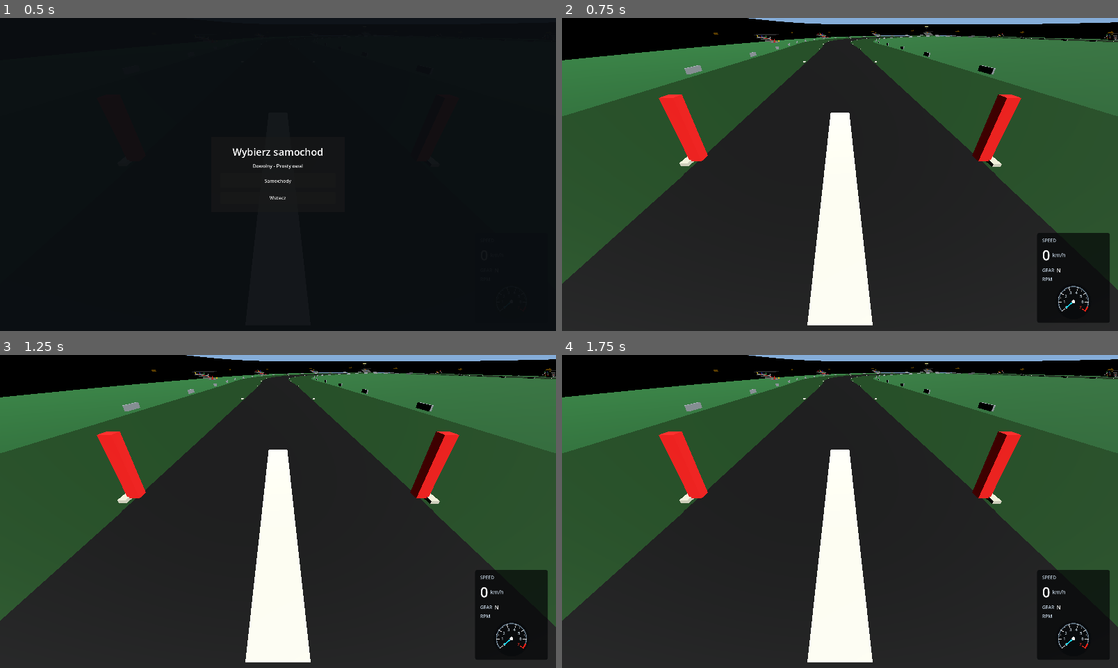
Above: before the commit, frames 1-4 (two rows, left to right).
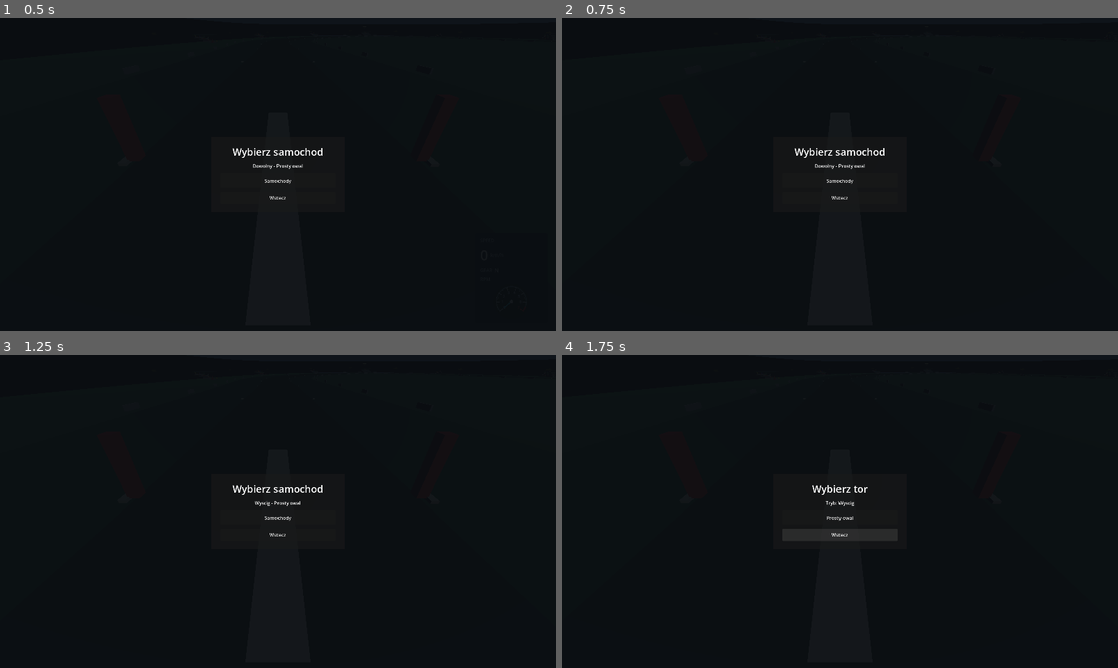
Above: after the commit, the same moments.

Repository: Dziuras98/car-game
Game: Godot game, scene res://scenes/tests/full_program_smoke_test.tscn
Same seed, same stepped clock (60 frames per second), same inputs: the game is played once before the commit and once after it. This scene is started directly instead of the project's main scene.
Inputs (mouse positions are in pixels of both pictures, inside the frame that each line leads up to):
- Up to frame 1 (0.5 s): no input
- Up to frame 2 (0.75 s): click "Samochody" at 0.5 s
- Up to frame 3 (1.25 s): no input
- Up to frame 4 (1.75 s): click (840, 533) at 1.25 s, where only the run after the commit has a clickable "Wstecz"

Frame 1 is identical in both runs. In frame 2, 57% of the frame differs, in the area x 0-100%, y 0-100%; in frame 3, 57%; in frame 4, 57%.
Error before the commit: Parse Error: Too few arguments for "build_track_options()" call. Expected at least 1 but received 0. (res://scripts/game/game_manager.gd:170)

Commit message:
Instantiate the selected track from the track catalog

Diff:
--- a/scripts/game/game_manager.gd
+++ b/scripts/game/game_manager.gd
@@ -1,12 +1,14 @@
 extends Node3D
 
 const DEFAULT_CAR_CATALOG: CarCatalog = preload("res://resources/cars/catalog.tres")
+const DEFAULT_TRACK_CATALOG: TrackCatalog = preload("res://resources/tracks/catalog.tres")
 const CarSelectionState = preload("res://scripts/game/car_selection_state.gd")
 const MenuOptionsBuilder = preload("res://scripts/game/menu_options_builder.gd")
 const RaceSessionController = preload("res://scripts/game/race_session_controller.gd")
 
-@export_group("Cars")
+@export_group("Content")
 @export var car_catalog: CarCatalog = DEFAULT_CAR_CATALOG
+@export var track_catalog: TrackCatalog = DEFAULT_TRACK_CATALOG
 
 @export_group("Scene Nodes")
 @export var car_spawn_path: NodePath
@@ -14,13 +16,14 @@
 @export var speedometer_path: NodePath
 @export var minimap_path: NodePath
 @export var menu_path: NodePath
-@export var track_path: NodePath
+@export var track_container_path: NodePath
 
 @export_group("Race")
 @export var opponent_count: int = 3
 @export var opponent_lane_spacing: float = 4.2
 @export var opponent_row_spacing: float = 7.0
 @export var race_lap_count: int = 3
+@export var use_track_recommended_laps: bool = true
 
 @export_group("Input")
 @export var force_mobile_controls: bool = false
@@ -30,6 +33,10 @@
 var selected_track_id: String = ""
 var selected_car_variant_id: StringName = &""
 var _car_selection_state: CarSelectionState
+var _track_spawn_controller: TrackSpawnController
+var _active_track_definition: TrackDefinition
+var _track: Node3D
+var _active_lap_count: int = 1
 var _car_spawner: CarSpawner
 var _race_session: RaceSessionController
 var _race_hud: RaceHud
@@ -40,7 +47,7 @@
 @onready var _speedometer: Node = get_node_or_null(speedometer_path)
 @onready var _minimap: Node = get_node_or_null(minimap_path)
 @onready var _menu: Node = get_node_or_null(menu_path)
-@onready var _track: Node3D = get_node_or_null(track_path) as Node3D
+@onready var _track_container: Node3D = get_node_or_null(track_container_path) as Node3D
 
 const MODE_FREE: String = "free_drive"
 const MODE_RACE: String = "race"
@@ -48,17 +55,175 @@
 
 
 func _ready() -> void:
+	if not _validate_content_catalogs():
+		set_process(false)
+		set_physics_process(false)
+		return
+
 	_car_selection_state = CarSelectionState.new()
 	_car_selection_state.configure(car_catalog)
+	_track_spawn_controller = TrackSpawnController.new()
+	_track_spawn_controller.configure(_track_container)
+
+	var default_track: TrackDefinition = track_catalog.get_default_track()
+	if not _activate_track(default_track):
+		set_process(false)
+		set_physics_process(false)
+		return
+
 	_configure_menu_track_options()
 	_configure_menu_car_options()
 
-	if not _car_selection_state.has_available_options():
-		set_process(false)
-		set_physics_process(false)
-		push_error("GameManager requires a valid CarCatalog with at least one variant.")
-		return
-
+	_race_hud = RaceHud.new()
+	_race_hud.build(self, _active_lap_count, Callable(self, "_return_to_main_menu"))
+	_build_mobile_drive_controls()
+	_configure_runtime_for_active_track()
+
+	if _speedometer != null:
+		_speedometer.visible = false
+	if _minimap != null:
+		_minimap.visible = false
+
+	if _menu != null and _menu.has_signal("selection_completed"):
+		_menu.connect("selection_completed", Callable(self, "_on_menu_selection_completed"))
+		return
+
+	selected_mode_id = MODE_FREE
+	selected_track_id = str(_active_track_definition.track_id)
+	selected_car_variant_id = _car_selection_state.get_variant_id_for_index(0)
+	_spawn_car(0, _car_spawn.global_transform)
+
+
+func _process(_delta: float) -> void:
+	if Input.is_action_just_pressed("switch-car"):
+		_switch_to_next_car()
+
+
+func _physics_process(_delta: float) -> void:
+	if _race_session != null:
+		_race_session.update_physics()
+
+
+func get_current_car() -> PlayerCarController:
+	return _current_car
+
+
+func get_active_track() -> Node3D:
+	return _track
+
+
+func get_active_lap_count() -> int:
+	return _active_lap_count
+
+
+func get_opponents() -> Array[PlayerCarController]:
+	if _race_session == null:
+		var empty_opponents: Array[PlayerCarController] = []
+		return empty_opponents
+	return _race_session.get_opponents()
+
+
+func get_moving_opponent_count_for_test() -> int:
+	if _race_session == null:
+		return 0
+	return _race_session.get_moving_opponent_count_for_test()
+
+
+func get_configured_opponent_count() -> int:
+	return opponent_count
+
+
+func get_selected_mode_id() -> String:
+	return selected_mode_id
+
+
+func get_selected_track_id() -> String:
+	return selected_track_id
+
+
+func get_selected_car_variant_id() -> StringName:
+	return selected_car_variant_id
+
+
+func request_return_to_main_menu_for_test() -> void:
+	_return_to_main_menu()
+
+
+func simulate_current_player_finish_for_test() -> void:
+	if _race_session == null:
+		return
+	_race_session.simulate_current_player_finish_for_test(_current_car)
+
+
+func is_child_visible_for_test(node_name: String) -> bool:
+	var target: Node = get_node_or_null(node_name)
+	if target == null:
+		return false
+
+	var visible_value: Variant = target.get("visible")
+	if visible_value is bool:
+		return bool(visible_value)
+	if target is CanvasItem:
+		return (target as CanvasItem).is_visible_in_tree()
+	return false
+
+
+func _validate_content_catalogs() -> bool:
+	if _track_container == null:
+		push_error("GameManager requires a valid track container node.")
+		return false
+	if car_catalog == null or car_catalog.get_all_variants().is_empty():
+		push_error("GameManager requires a CarCatalog with at least one variant.")
+		return false
+	if track_catalog == null:
+		push_error("GameManager requires a TrackCatalog.")
+		return false
+	var track_errors: PackedStringArray = track_catalog.validate()
+	if not track_errors.is_empty():
+		push_error("GameManager received an invalid TrackCatalog: %s" % "; ".join(track_errors))
+		return false
+	return true
+
+
+func _configure_menu_car_options() -> void:
+	if _menu == null or not _menu.has_method("set_car_models"):
+		return
+	_menu.call("set_car_models", MenuOptionsBuilder.build_car_models(car_catalog))
+
+
+func _configure_menu_track_options() -> void:
+	if _menu == null or not _menu.has_method("set_track_options"):
+		return
+	_menu.call("set_track_options", MenuOptionsBuilder.build_track_options(track_catalog))
+
+
+func _activate_track(definition: TrackDefinition) -> bool:
+	if definition == null or not definition.is_valid():
+		push_error("Cannot activate an invalid track definition.")
+		return false
+	if (
+		_active_track_definition != null
+		and _active_track_definition.track_id == definition.track_id
+		and is_instance_valid(_track)
+	):
+		_active_lap_count = _resolve_lap_count(definition)
+		return true
+
+	_track = _track_spawn_controller.spawn_track(definition)
+	if _track == null:
+		return false
+	_active_track_definition = definition
+	_active_lap_count = _resolve_lap_count(definition)
+	return true
+
+
+func _resolve_lap_count(definition: TrackDefinition) -> int:
+	if use_track_recommended_laps:
+		return maxi(definition.recommended_laps, 1)
+	return maxi(race_lap_count, 1)
+
+
+func _configure_runtime_for_active_track() -> void:
 	_car_spawner = CarSpawner.new()
 	_car_spawner.configure(
 		self,
@@ -69,111 +234,23 @@
 		opponent_row_spacing
 	)
 
-	_race_hud = RaceHud.new()
-	_build_mobile_drive_controls()
-
 	_race_session = RaceSessionController.new()
-	_race_session.configure(_car_spawner, _race_hud, _track, _minimap, race_lap_count, opponent_count)
-	_race_hud.build(self, race_lap_count, Callable(self, "_return_to_main_menu"))
-
-	if _speedometer != null:
-		_speedometer.visible = false
-	if _minimap != null:
-		_minimap.visible = false
-		if _track != null and _minimap.has_method("set_track_node"):
-			_minimap.call("set_track_node", _track)
-
-	if _menu != null and _menu.has_signal("selection_completed"):
-		_menu.connect("selection_completed", Callable(self, "_on_menu_selection_completed"))
-		return
-
-	selected_mode_id = MODE_FREE
-	selected_car_variant_id = _car_selection_state.get_variant_id_for_index(0)
-	_spawn_car(0, _car_spawn.global_transform)
-
-
-func _process(_delta: float) -> void:
-	if Input.is_action_just_pressed("switch-car"):
-		_switch_to_next_car()
-
-
-func _physics_process(_delta: float) -> void:
-	if _race_session != null:
-		_race_session.update_physics()
-
-
-func get_current_car() -> PlayerCarController:
-	return _current_car
-
-
-func get_opponents() -> Array[PlayerCarController]:
-	if _race_session == null:
-		var empty_opponents: Array[PlayerCarController] = []
-		return empty_opponents
-	return _race_session.get_opponents()
-
-
-func get_moving_opponent_count_for_test() -> int:
-	if _race_session == null:
-		return 0
-	return _race_session.get_moving_opponent_count_for_test()
-
-
-func get_configured_opponent_count() -> int:
-	return opponent_count
-
-
-func get_selected_mode_id() -> String:
-	return selected_mode_id
-
-
-func get_selected_track_id() -> String:
-	return selected_track_id
-
-
-func get_selected_car_variant_id() -> StringName:
-	return selected_car_variant_id
-
-
-func request_return_to_main_menu_for_test() -> void:
-	_return_to_main_menu()
-
-
-func simulate_current_player_finish_for_test() -> void:
-	if _race_session == null:
-		return
-	_race_session.simulate_current_player_finish_for_test(_current_car)
-
-
-func is_child_visible_for_test(node_name: String) -> bool:
-	var target: Node = get_node_or_null(node_name)
-	if target == null:
-		return false
-
-	var visible_value: Variant = target.get("visible")
-	if visible_value is bool:
-		return bool(visible_value)
-	if target is CanvasItem:
-		return (target as CanvasItem).is_visible_in_tree()
-	return false
-
-
-func _configure_menu_car_options() -> void:
-	if _menu == null or not _menu.has_method("set_car_models"):
-		return
-	_menu.call("set_car_models", MenuOptionsBuilder.build_car_models(car_catalog))
-
-
-func _configure_menu_track_options() -> void:
-	if _menu == null or not _menu.has_method("set_track_options"):
-		return
-	_menu.call("set_track_options", MenuOptionsBuilder.build_track_options())
+	_race_session.configure(
+		_car_spawner,
+		_race_hud,
+		_track,
+		_minimap,
+		_active_lap_count,
+		opponent_count
+	)
+	if _minimap != null and _minimap.has_method("set_track_node"):
+		_minimap.call("set_track_node", _track)
 
 
 func _switch_to_next_car() -> void:
 	if not _car_selection_state.has_available_options() or _car_spawner == null:
 		return
-	if not _can_switch_cars():
+	if selected_mode_id != MODE_FREE:
 		return
 
 	var spawn_global_transform: Transform3D = _car_spawn.global_transform
@@ -186,22 +263,25 @@
 	_update_car_targets()
 
 
-func _can_switch_cars() -> bool:
-	return selected_mode_id == MODE_FREE
-
-
 func _on_menu_selection_completed(mode_id: String, track_id: String, car_variant_id: StringName) -> void:
 	var selected_car_index: int = _car_selection_state.get_car_index_for_variant_id(car_variant_id)
 	if selected_car_index < 0:
 		push_error("Selected car variant '%s' is not present in the configured catalog." % str(car_variant_id))
 		return
-
-	selected_mode_id = mode_id
-	selected_track_id = track_id
+	var selected_track: TrackDefinition = track_catalog.get_track_by_id(StringName(track_id))
+	if selected_track == null:
+		push_error("Selected track '%s' is not present in the configured catalog." % track_id)
+		return
+
 	_clear_current_car()
 	if _race_session != null:
 		_race_session.reset_to_menu_state()
-
+	if not _activate_track(selected_track):
+		return
+	_configure_runtime_for_active_track()
+
+	selected_mode_id = mode_id
+	selected_track_id = str(selected_track.track_id)
 	selected_car_variant_id = _car_selection_state.get_variant_id_for_index(selected_car_index)
 	_spawn_car(selected_car_index, _car_spawn.global_transform)
 	if selected_mode_id == MODE_RACE:
@@ -241,7 +321,7 @@
 	if _minimap != null:
 		if _minimap.has_method("set_target_node"):
 			_minimap.call("set_target_node", _current_car)
-		if _track != null and _minimap.has_method("set_track_node"):
+		if _minimap.has_method("set_track_node"):
 			_minimap.call("set_track_node", _track)
 		if _minimap.has_method("set_opponents") and _race_session != null:
 			_minimap.call("set_opponents", _race_session.get_opponents())
